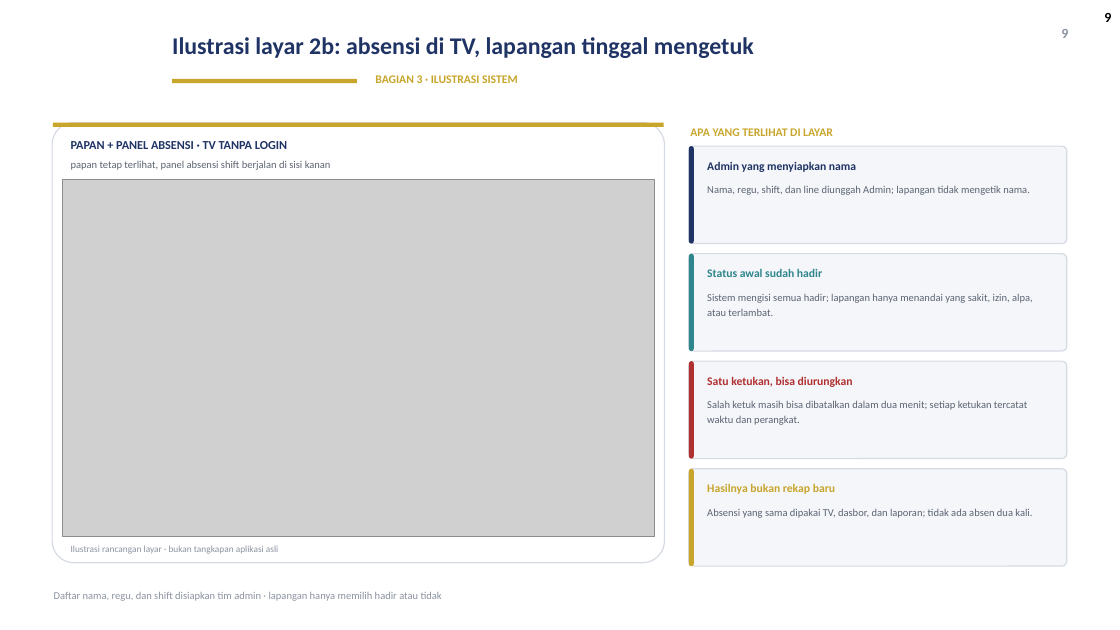
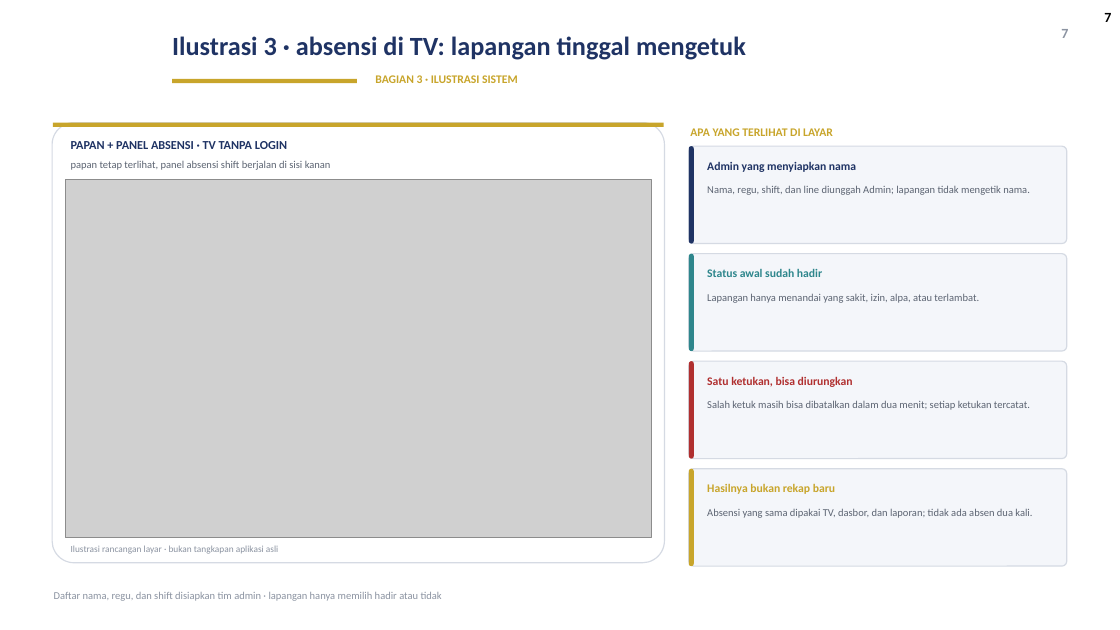
Before and after one commit to GalaxyDust/DailyMonitoringSystem_App, a slide deck: slide 7 of docs/DMS_Digitalisasi_v1.pptx (slide 9 before the commit). Drawn at 1120x630 pixels with LibreOffice and Linux fonts; fonts in the diff are those of the drawing; grey boxes stand for pictures; background and template pictures are left out. Boxes give left, top, right and bottom in pixels: in the first picture for what was removed or moved away, otherwise in the second. Text is boxed around its words. In the diff, an @@ line names an element or a change of style, - is before the commit and + after.

Commit message:
docs: ilustrasi aplikasi versi pro (7 layar: isi papan, TV, absensi, dasbor, detail kasus, laporan KPI, admin)

```diff
--- a/docs/DMS_Digitalisasi_v1.pptx
+++ b/docs/DMS_Digitalisasi_v1.pptx
@@ text at (1061,29,1068,38): text changed @@
-9
+7
@@ page number at (1104,13,1111,22): text changed @@
-9
+7
@@ title at (172,36,746,60): text changed; size 20.5 to 22.5 pt @@
-Ilustrasi layar 2b: absensi di TV, lapangan tinggal mengetuk
+Ilustrasi 3 · absensi di TV: lapangan tinggal mengetuk
@@ picture: place and size @@
-picture at (62,180,655,536)
+picture at (66,180,652,538)
@@ text at (707,294,979,303): text changed @@
-Sistem mengisi semua hadir; lapangan hanya menandai yang sakit, izin, alpa, atau terlambat.
+Lapangan hanya menandai yang sakit, izin, alpa, atau terlambat.
@@ text at (707,401,1030,410): text changed @@
-Salah ketuk masih bisa dibatalkan dalam dua menit; setiap ketukan tercatat waktu dan perangkat.
+Salah ketuk masih bisa dibatalkan dalam dua menit; setiap ketukan tercatat.
```
Also in this commit, not shown: 5 other slides changed, 2 slides added, 2 slides removed, 10 other files.
